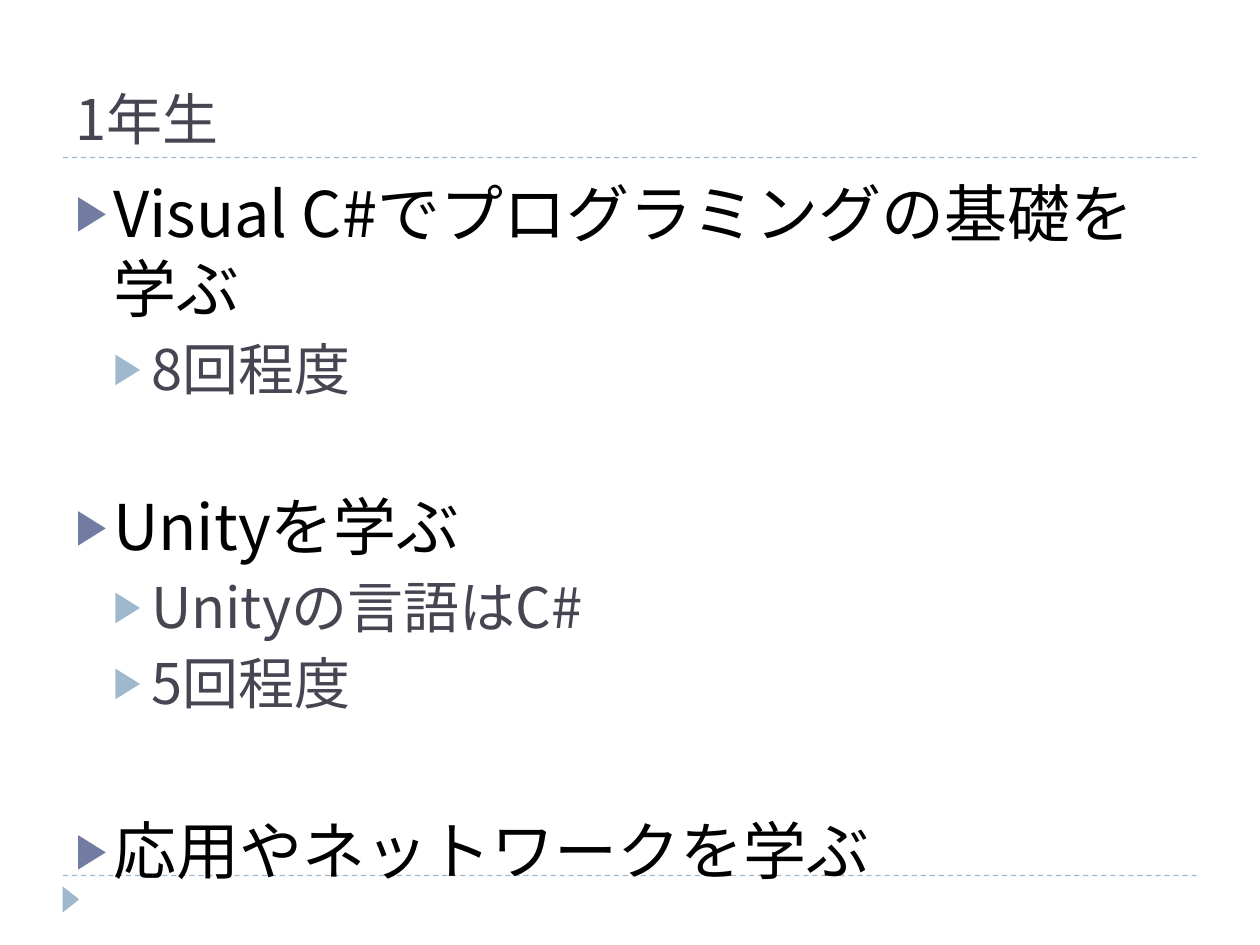
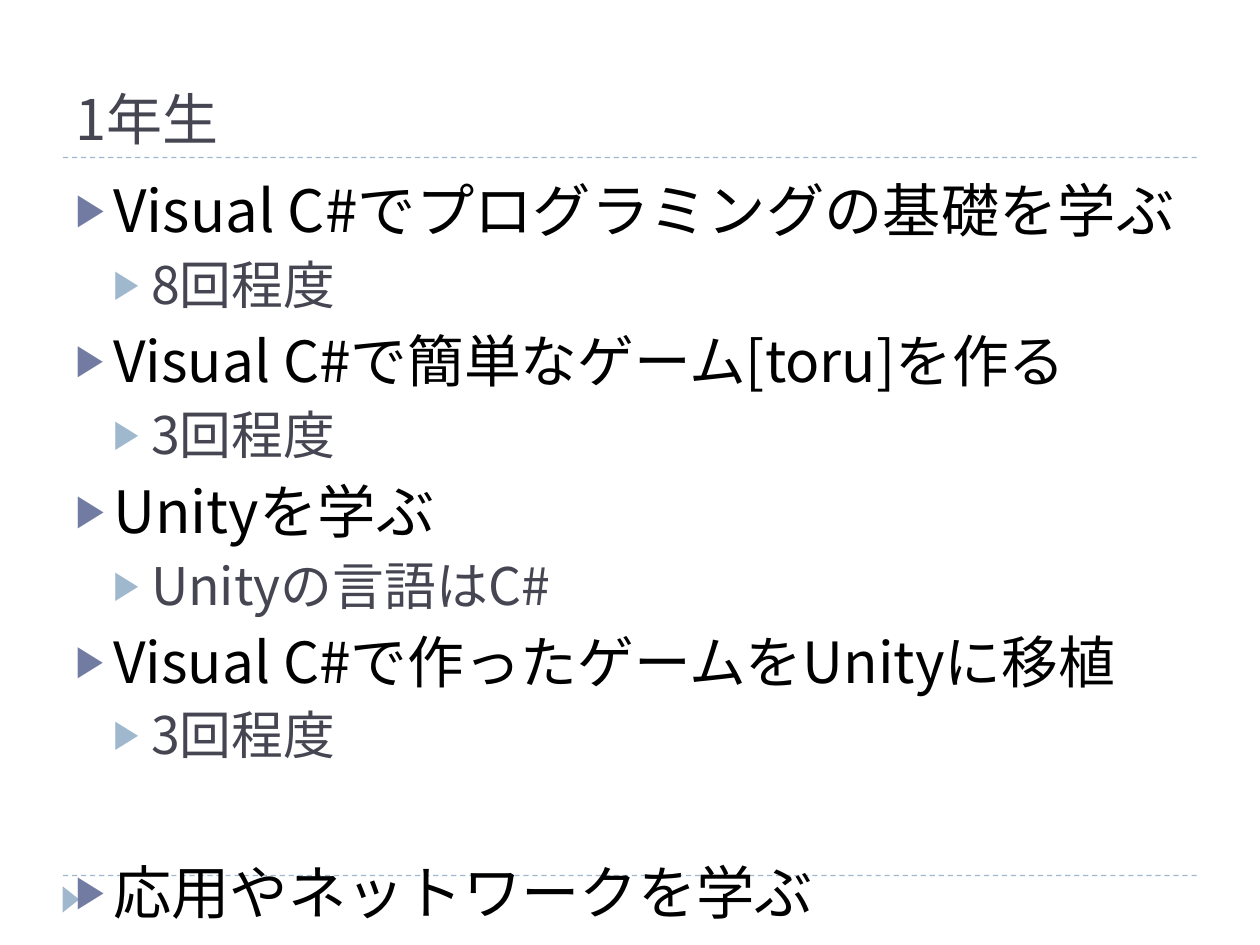
Before and after one commit to tanakaedu/dat161-haru, a slide deck: slide 18 of 00_2016.1.pptx. Drawn at 1260x945 pixels with LibreOffice and Linux fonts; fonts in the diff are those of the drawing. Boxes give left, top, right and bottom in pixels: in the first picture for what was removed or moved away, otherwise in the second. Text is boxed around its words. In the diff, an @@ line names an element or a change of style, - is before the commit and + after.

```diff
--- a/00_2016.1.pptx
+++ b/00_2016.1.pptx
@@ text at box(113, 183, 1175, 919): size 36 to 33.3 pt in "Visual C#でプログラミングの基礎を学ぶ", "Unityを学ぶ", "応用やネットワークを学ぶ"; size 32 to 29.6 pt in "8回程度", "Unityの言語はC#" @@
@@ text at box(113, 334, 1066, 458): paragraphs added @@
+▶ Visual C#で簡単なゲーム[toru]を作る
+  ▶ 3回程度
@@ text at box(113, 635, 1115, 758): text changed; size 32 to 32.4 pt; text colour #464653 to #000000 @@
-  ▶ 5回程度
+▶ Visual C#で作ったゲームをUnityに移植
+  ▶ 3回程度
```
Also in this commit, not shown: 3 other slides changed, 1 slide added.
